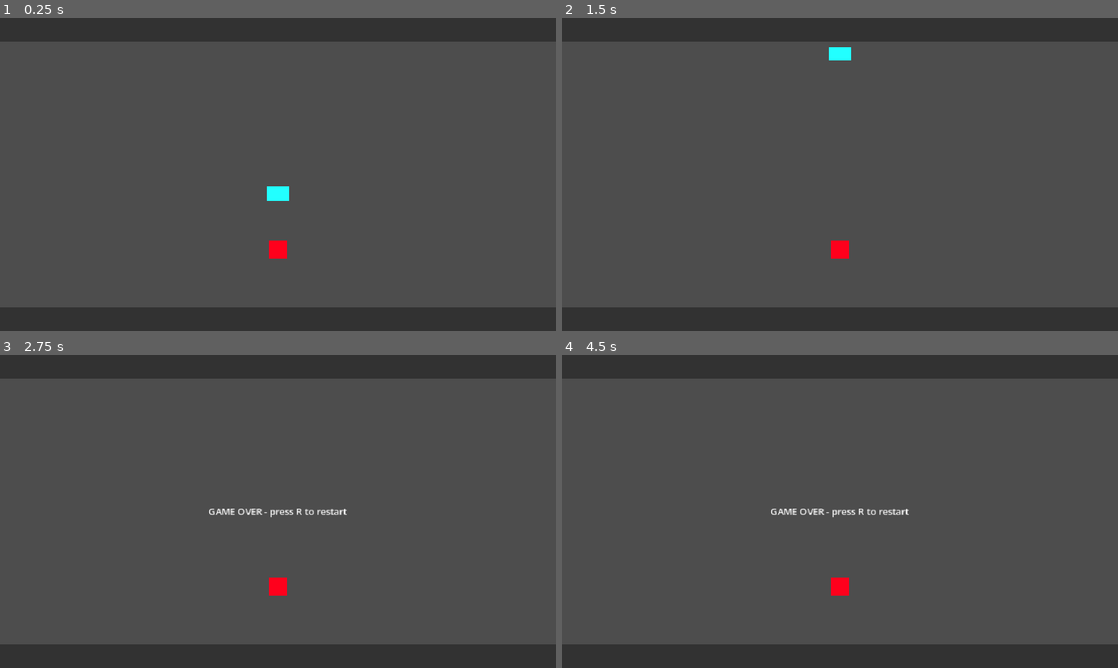
Above: before the commit, frames 1-4 (two rows, left to right).
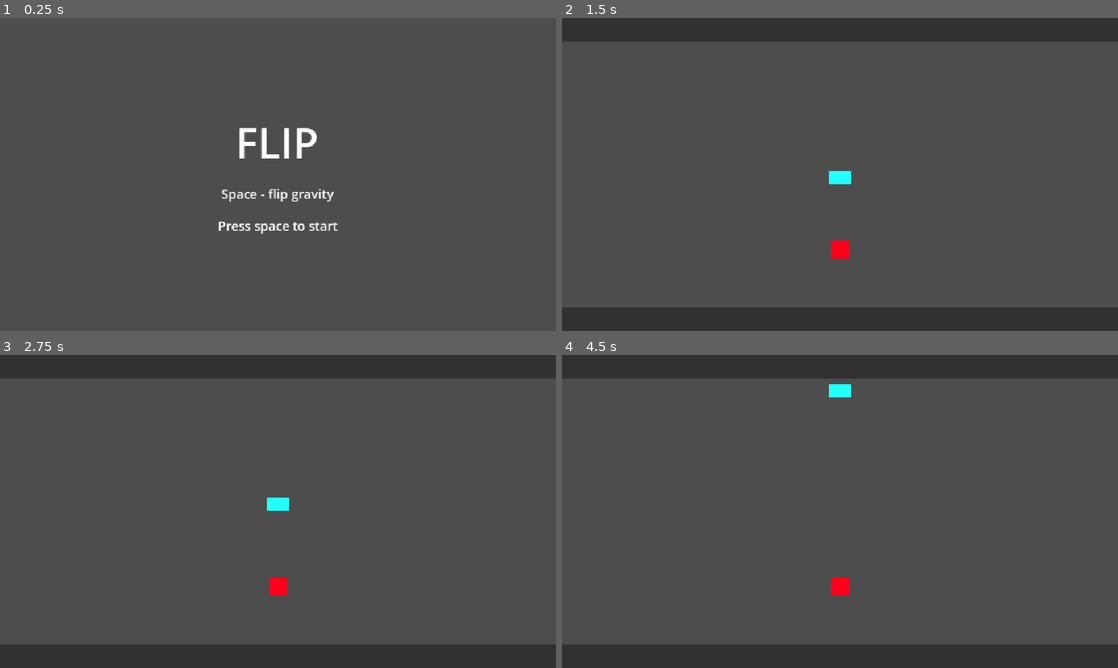
Above: after the commit, the same moments.

Repository: moocj1/flip-gravity
Game: Godot game, scene res://scenes/menu.tscn
Same seed, same stepped clock (60 frames per second), same inputs: the game is played once before the commit and once after it. Before the commit the project starts from res://scenes/main.tscn.
Inputs:
- Up to frame 1 (0.25 s): no input
- Up to frame 2 (1.5 s): tap R (restart) at 0.5, 1.25 s; tap Space (flip) at 0.6, 1.35 s
- Up to frame 3 (2.75 s): tap Space (flip) at 2.1 s
- Up to frame 4 (4.5 s): tap R (restart) at 2.75, 3.5 s; tap Space (flip) at 2.85, 3.6, 4.35 s

The runs differ from the first frame. In frame 1, 17% of the frame differs, in the area x 0-100%, y 0-100%; in frame 2, 0.3%; in frame 3, 0.4%; in frame 4, 0.5%.

Commit message:
feat: add title menu screen

Diff:
--- a/project.godot
+++ b/project.godot
@@ -11,7 +11,7 @@
 [application]
 
 config/name="FLIP"
-run/main_scene="uid://ce657jeadingx"
+run/main_scene="uid://iplvbgxo0u1j"
 config/features=PackedStringArray("4.7", "GL Compatibility")
 config/icon="res://icon.svg"
 
--- /dev/null
+++ b/scenes/menu.gd
@@ -0,0 +1,5 @@
+extends Control
+
+func _process(delta: float) -> void:
+	if Input.is_action_just_pressed("flip"):
+		get_tree().change_scene_to_file("res://scenes/main.tscn")
--- /dev/null
+++ b/scenes/menu.tscn
@@ -0,0 +1,42 @@
+[gd_scene format=3 uid="uid://iplvbgxo0u1j"]
+
+[ext_resource type="Script" uid="uid://br47ra4kps3yc" path="res://scenes/menu.gd" id="1_yqeox"]
+
+[node name="Menu" type="Control" unique_id=1269306863]
+layout_mode = 3
+anchors_preset = 15
+anchor_right = 1.0
+anchor_bottom = 1.0
+grow_horizontal = 2
+grow_vertical = 2
+script = ExtResource("1_yqeox")
+
+[node name="Center" type="CenterContainer" parent="." unique_id=1868807216]
+layout_mode = 1
+anchors_preset = 15
+anchor_right = 1.0
+anchor_bottom = 1.0
+grow_horizontal = 2
+grow_vertical = 2
+
+[node name="Stack" type="VBoxContainer" parent="Center" unique_id=1707822560]
+layout_mode = 2
+theme_override_constants/separation = 24
+
+[node name="Title" type="Label" parent="Center/Stack" unique_id=1101164227]
+layout_mode = 2
+theme_override_font_sizes/font_size = 72
+text = "FLIP"
+horizontal_alignment = 1
+
+[node name="Hint" type="Label" parent="Center/Stack" unique_id=1392426039]
+layout_mode = 2
+theme_override_font_sizes/font_size = 22
+text = "Space - flip gravity"
+horizontal_alignment = 1
+
+[node name="Prompt" type="Label" parent="Center/Stack" unique_id=1139346991]
+layout_mode = 2
+theme_override_font_sizes/font_size = 22
+text = "Press space to start"
+horizontal_alignment = 1
Not shown, added: scenes/menu.gd.uid
